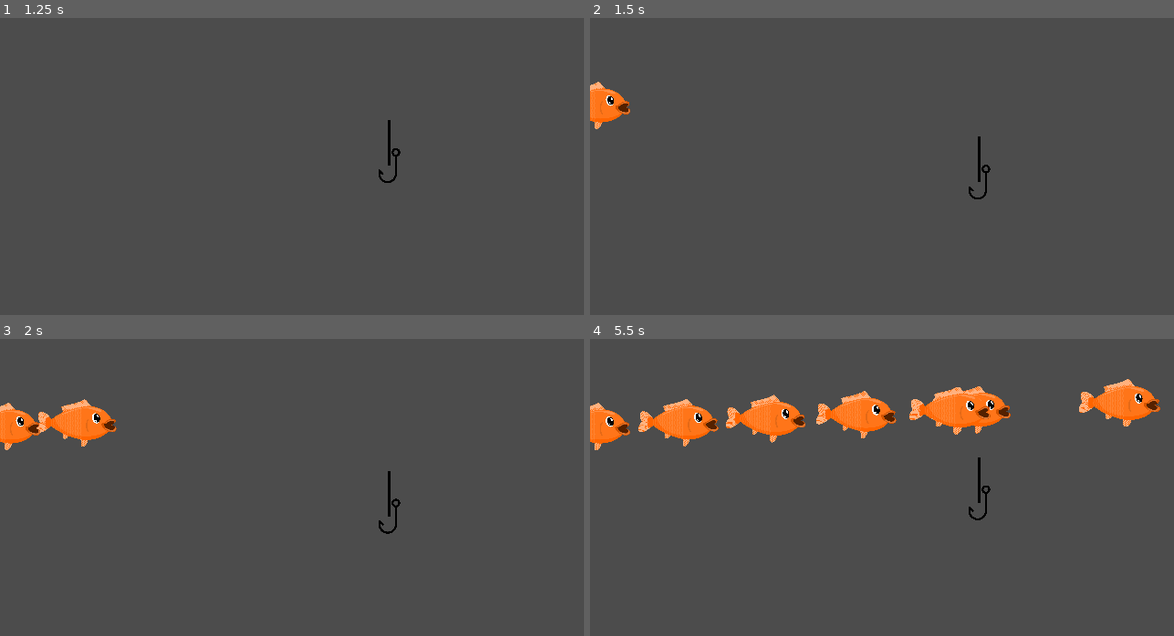
Above: before the commit, frames 1-4 (two rows, left to right).
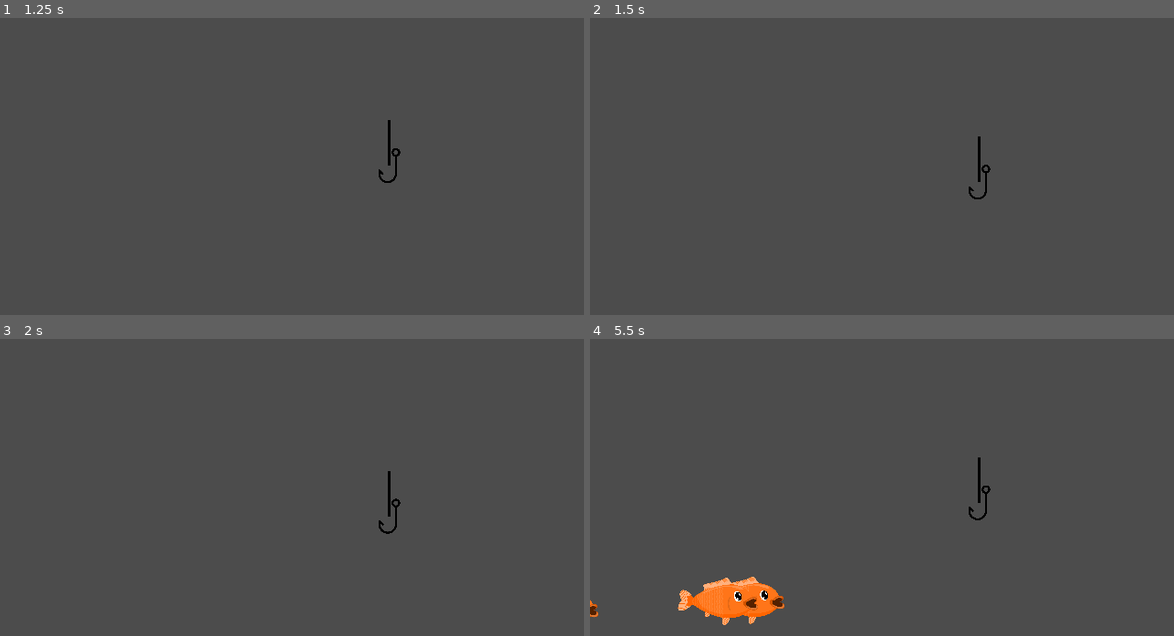
Above: after the commit, the same moments.

Repository: CSI-280-Fish-Game/Fish-Game
Game: Godot game, scene res://Main.tscn
Two runs of this game, one before a commit and one after it. Both use one fixed random seed, a clock stepped at 60 frames per second and the inputs below.
Inputs (mouse positions are in pixels of both pictures, inside the frame that each line leads up to):
- Up to frame 1 (1.25 s): move the mouse to (420, 166) at 0.52 s
- Up to frame 2 (1.5 s): tap Enter at 1.25 s; move the mouse to (765, 199) at 1.27 s
- Up to frame 3 (2 s): no input
- Up to frame 4 (5.5 s): move the mouse to (940, 431) at 2.02 s; move the mouse to (852, 567) at 2.77 s; move the mouse to (1057, 552) at 3.52 s; move the mouse to (706, 454) at 4.27 s; move the mouse to (911, 502) at 5.02 s

Frame 1 is identical in both runs. In frame 2, 0.7% of the frame differs, in the area x 0-7%, y 21-38%; in frame 3, 1.8%; in frame 4, 8.9%, in the area x 0-98%, y 13-97%.

Commit message:
I can't figure out the pathing
My idea was to have multiple mobpaths so that the fish would follow but that doesn't seem to be working

Diff:
--- a/Fishing Game - Godot/Main.gd
+++ b/Fishing Game - Godot/Main.gd
@@ -28,12 +28,12 @@
 	mob.position = mob_spawn_location.position
 
 	# Add some randomness to the direction.
-	direction += rand_range(-PI / 4, PI / 4)
+	#direction += rand_range(-PI / 4, PI / 4)
 	#direction -= 1000
 
 
 	# Choose the velocity for the mob.
-	var velocity = Vector2(rand_range(150.0, 250.0), 0.0)
+	var velocity = Vector2(rand_range(125.0, 225.0), 0.0)
 	mob.linear_velocity = velocity.rotated(245)
 
 	# Spawn the mob by adding it to the Main scene.
--- a/Fishing Game - Godot/Main.tscn
+++ b/Fishing Game - Godot/Main.tscn
@@ -6,7 +6,7 @@
 
 [sub_resource type="Curve2D" id=1]
 _data = {
-"points": PoolVector2Array( 0, 0, 0, 0, 0, 96, 0, 0, 0, 0, 640, 96, 0, 0, 0, 0, 2552, 87.4699, 0, 0, 0, 0, 640, 360, 0, 0, 0, 0, 0, 360, 0, 0, 0, 0, 0, 96 )
+"points": PoolVector2Array( 0, 0, 0, 0, -272, 306.145, 0, 0, 0, 0, -272, 306.145, 0, 0, 0, 0, -272, 306.145, 0, 0, 0, 0, -272, 306.145, 0, 0, 0, 0, -272, 306.145, 0, 0, 0, 0, 2992, 306.145, 0, 0, 0, 0, -272, 306.145 )
 }
 
 [node name="Main" type="Node"]
@@ -17,7 +17,6 @@
 position = Vector2( 480, 40 )
 
 [node name="MobTimer" type="Timer" parent="."]
-wait_time = 0.5
 
 [node name="MobPath" type="Path2D" parent="."]
 position = Vector2( 4, 4 )
@@ -25,10 +24,39 @@
 curve = SubResource( 1 )
 
 [node name="MobSpawnLocation" type="PathFollow2D" parent="MobPath"]
-position = Vector2( 0, 96 )
+position = Vector2( -272, 306.145 )
 
-[node name="MobSpawnLocation2" type="PathFollow2D" parent="MobPath"]
-position = Vector2( 0, 96 )
+[node name="MobPath2" type="Path2D" parent="."]
+position = Vector2( 8, -24 )
+scale = Vector2( 0.25, 0.4573 )
+curve = SubResource( 1 )
+
+[node name="MobSpawnLocation" type="PathFollow2D" parent="MobPath2"]
+position = Vector2( -288, 306.145 )
+
+[node name="MobPath3" type="Path2D" parent="."]
+position = Vector2( 8, -48 )
+scale = Vector2( 0.25, 0.4573 )
+curve = SubResource( 1 )
+
+[node name="MobSpawnLocation" type="PathFollow2D" parent="MobPath3"]
+position = Vector2( -272, 306.145 )
+
+[node name="MobPath4" type="Path2D" parent="."]
+position = Vector2( 0, 24 )
+scale = Vector2( 0.25, 0.4573 )
+curve = SubResource( 1 )
+
+[node name="MobSpawnLocation" type="PathFollow2D" parent="MobPath4"]
+position = Vector2( -272, 306.145 )
+
+[node name="MobPath5" type="Path2D" parent="."]
+position = Vector2( 8, -72 )
+scale = Vector2( 0.25, 0.4573 )
+curve = SubResource( 1 )
+
+[node name="MobSpawnLocation" type="PathFollow2D" parent="MobPath5"]
+position = Vector2( -272, 306.145 )
 
 [node name="StartTimer" type="Timer" parent="."]
 
